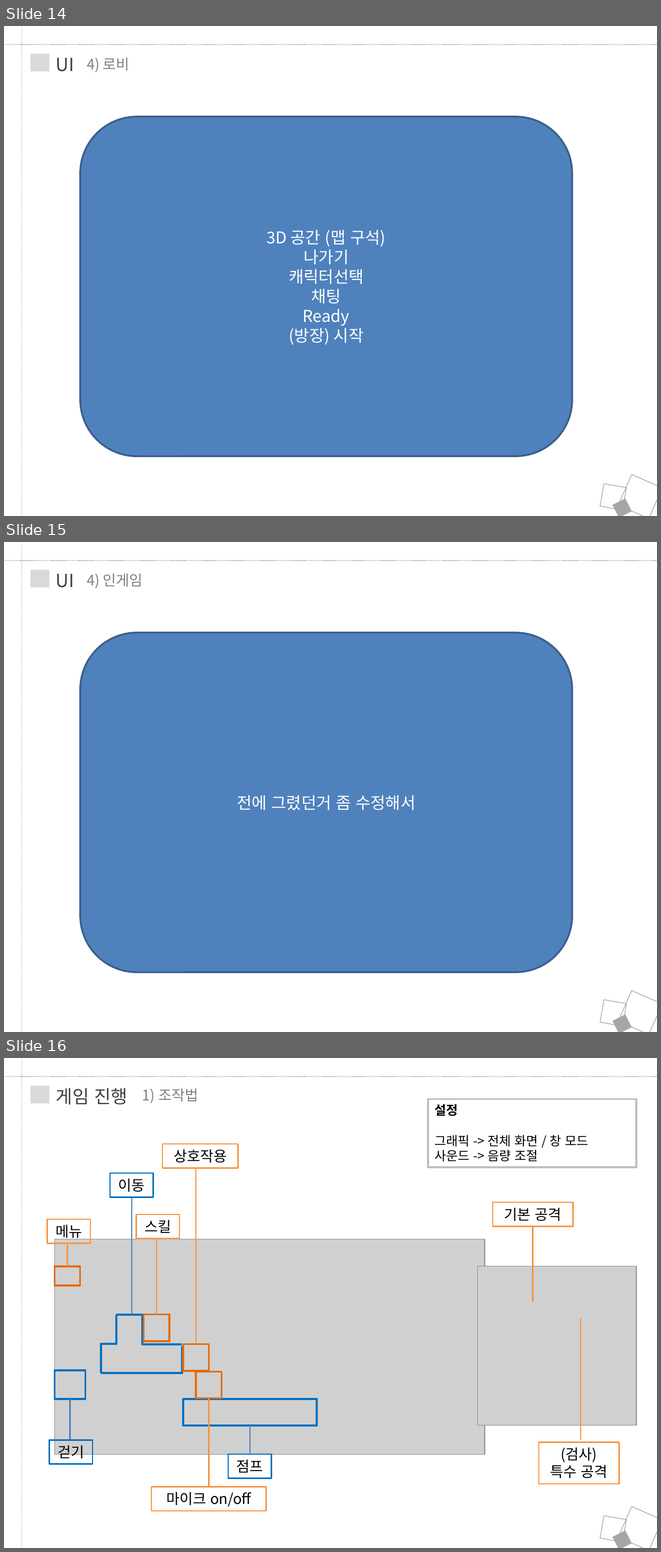
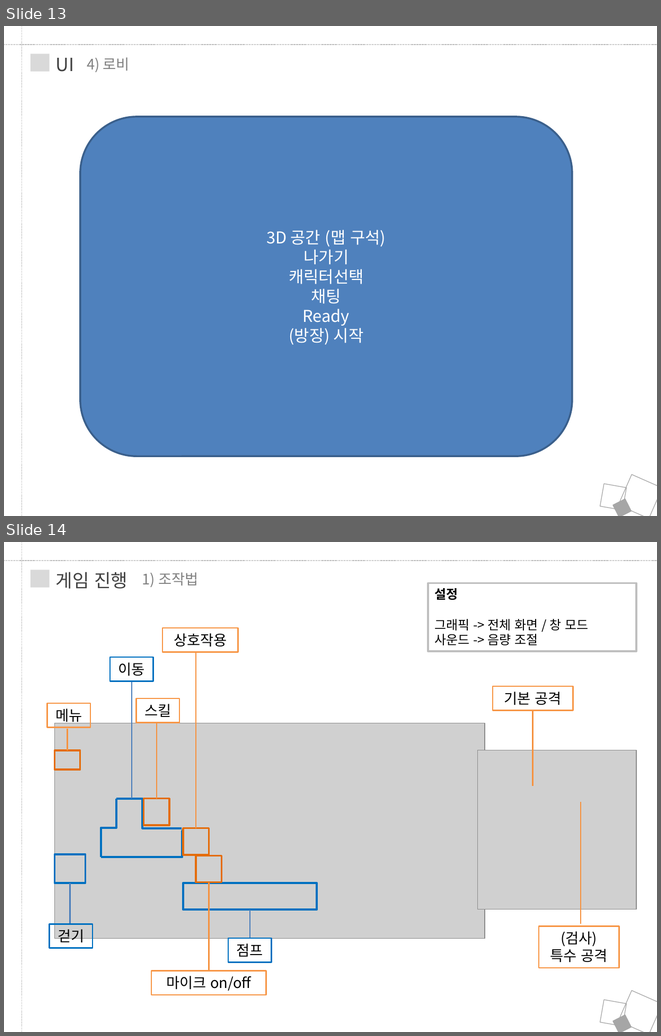
Before and after one commit to JungRobbi/ZolZak, a slide deck: Document/ppt.pptx. Shown one above the other, each under a label of ours: slides 14, 15 and 16 before the commit, slides 13 and 14 after it. The pictures are 661x1552 and 661x1036 pixels, drawn with LibreOffice and Linux fonts; fonts in the diff are those of the drawing; grey boxes stand for pictures. Boxes give left, top, right and bottom in pixels: in the first picture for what was removed or moved away, otherwise in the second. Text is boxed around its words. In the diff, an @@ line names an element or a change of style, - is before the commit and + after.

```diff
--- a/Document/ppt.pptx
+++ b/Document/ppt.pptx
@@ slide 15 removed at <box>4,542,657,1032</box>, background #FFFFFF @@
@@ line removed from (22, 542) to (22, 1032) @@
@@ line removed from (4, 561) to (657, 561) @@
@@ rectangle removed at <box>31,570,50,588</box> @@
@@ text removed at <box>87,573,143,588</box> @@
-4) 인게임
@@ text removed at <box>56,574,74,588</box> @@
-UI
@@ rounded rectangle removed at <box>80,633,572,972</box> @@
-전에 그렸던거 좀 수정해서
@@ rectangle removed at <box>600,999,627,1026</box> @@
@@ rectangle removed at <box>618,990,657,1032</box> @@
@@ rectangle removed at <box>613,1014,631,1032</box> @@
@@ what was slide 14 is now slide 13 @@
@@ what was slide 16 is now slide 14 @@
```
Also in this commit, not shown: 1 other slide removed, 1 other file.
